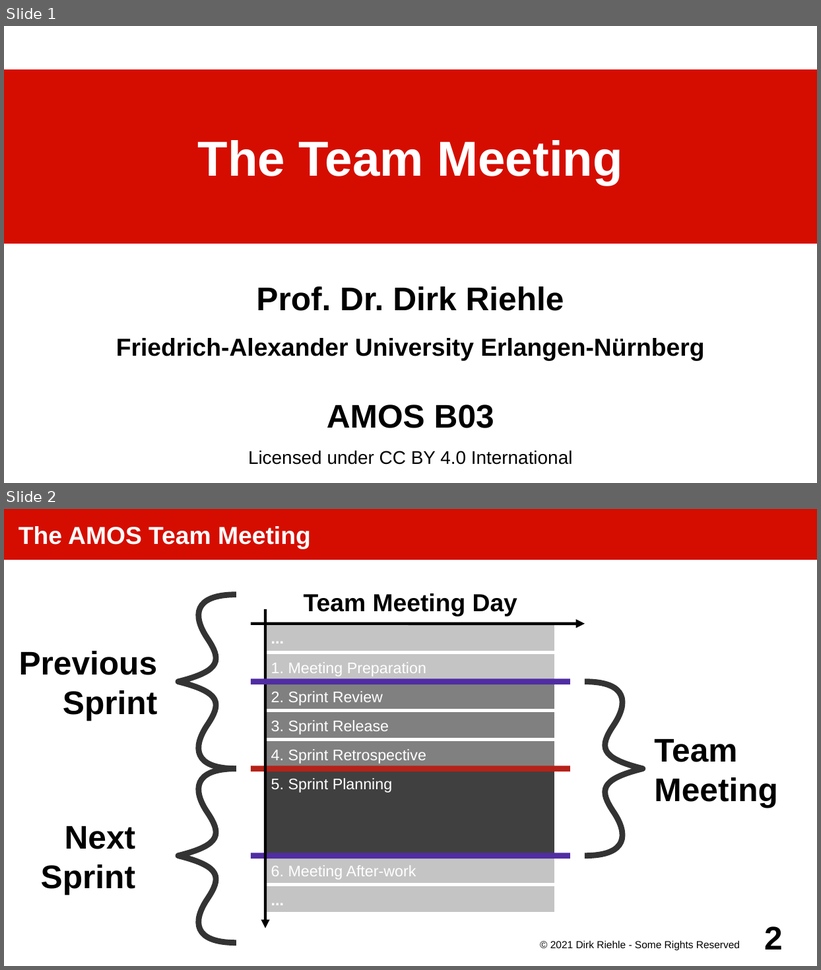
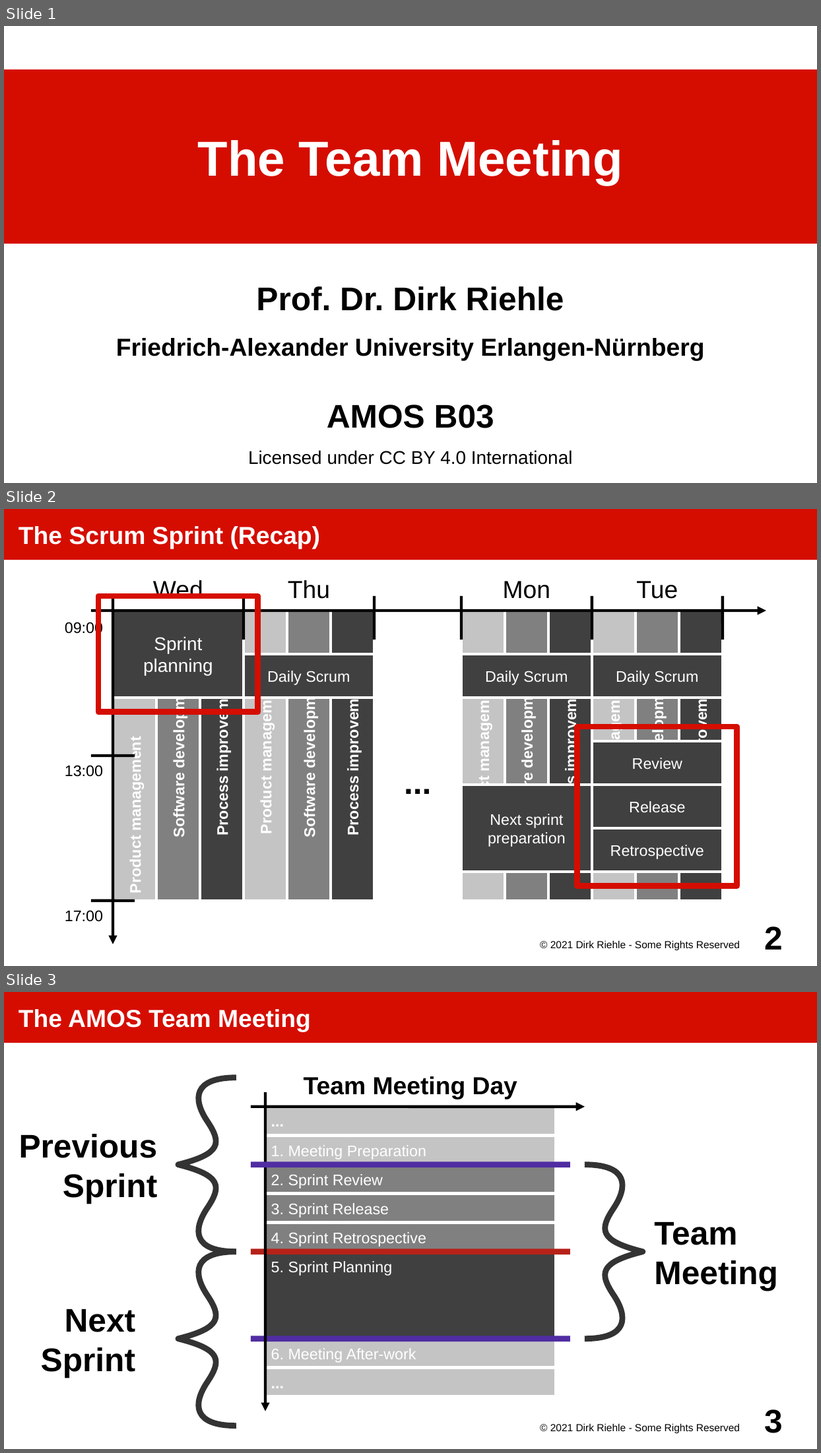
Before and after one commit to dirkriehle/amos-course, a slide deck: Lecture slides/AMOS B03 - The Team Meeting.odp. Shown one above the other, each under a label of ours: slides 1 and 2 before the commit, slides 1, 2 and 3 after it. The pictures are 821x970 and 821x1453 pixels, drawn with LibreOffice and Linux fonts; fonts in the diff are those of the drawing. Boxes give left, top, right and bottom in pixels: in the first picture for what was removed or moved away, otherwise in the second. Text is boxed around its words. In the diff, an @@ line names an element or a change of style, - is before the commit and + after.

```diff
--- a/Lecture slides/AMOS B03 - The Team Meeting.odp
+++ b/Lecture slides/AMOS B03 - The Team Meeting.odp
@@ slide 2 added at bbox=[4, 509, 817, 966], background #FFFFFF @@
@@ title added at bbox=[4, 509, 817, 560], fill #D50D01, 24 pt, text #FFFFFF, bold @@
+The Scrum Sprint (Recap)
@@ rectangle added at bbox=[98, 596, 259, 712], outline #D50D01 5.67 pt @@
@@ group added at bbox=[65, 580, 766, 945]: 20 rectangles, 8 texts, 7 lines, 2 arrows @@
+Process improvement
+Product management
+Software development
+Daily Scrum
+Retrospective
+Release
+Review
+Process improvement
+Product management
+Software development
+Daily Scrum
+Next sprint
+preparation
+Process improvement
+Product management
+Software development
+Daily Scrum
+Process improvement
+Product management
+Software development
+Sprint
+planning
+Wed
+...
+09:00
+13:00
+17:00
+Tue
+Mon
+Thu
@@ rectangle added at bbox=[578, 727, 738, 887], outline #D50D01 5.67 pt @@
@@ text added at bbox=[550, 941, 740, 951], 10 pt, text #000000 @@
+© 2021 Dirk Riehle - Some Rights Reserved
@@ page number added at bbox=[764, 927, 783, 950], 32 pt, text #000000, bold @@
+2
@@ what was slide 2 is now slide 3 @@
@@ page number at bbox=[764, 1410, 783, 1434]: text changed @@
-2
+3
```
Also in this commit, not shown: 3 slides changed, 3 other files.
